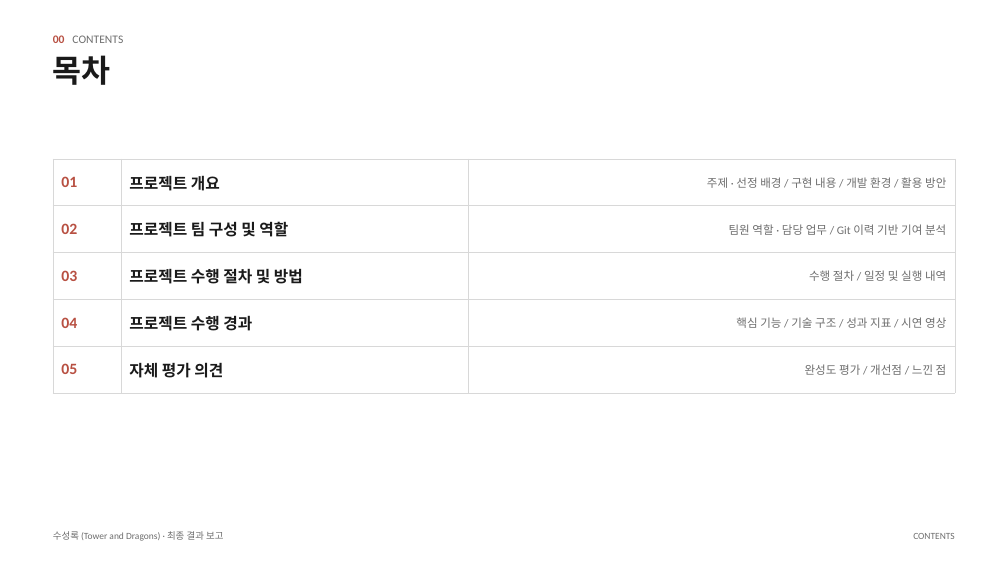
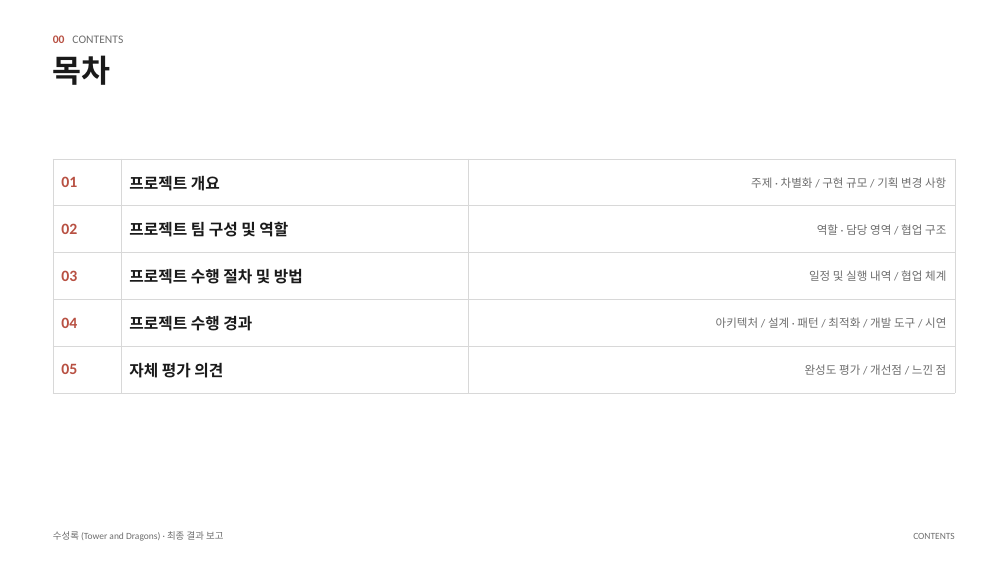
Before and after one commit to JoKangHyeon/TowerAndDragon, a slide deck: slide 2 of Docs/수성록_최종결과보고_초안.pptx. Drawn at 1008x567 pixels with LibreOffice and Linux fonts; fonts in the diff are those of the drawing. Boxes give left, top, right and bottom in pixels: in the first picture for what was removed or moved away, otherwise in the second. Text is boxed around its words. In the diff, an @@ line names an element or a change of style, - is before the commit and + after.

```diff
--- a/Docs/수성록_최종결과보고_초안.pptx
+++ b/Docs/수성록_최종결과보고_초안.pptx
@@ table at [53, 159, 955, 393] @@
-row 1, column 3: 주제 · 선정 배경 / 구현 내용 / 개발 환경 / 활용 방안
+row 1, column 3: 주제 · 차별화 / 구현 규모 / 기획 변경 사항
-row 2, column 3: 팀원 역할 · 담당 업무 / Git 이력 기반 기여 분석
+row 2, column 3: 역할 · 담당 영역 / 협업 구조
-row 3, column 3: 수행 절차 / 일정 및 실행 내역
+row 3, column 3: 일정 및 실행 내역 / 협업 체계
-row 4, column 3: 핵심 기능 / 기술 구조 / 성과 지표 / 시연 영상
+row 4, column 3: 아키텍처 / 설계 · 패턴 / 최적화 / 개발 도구 / 시연
```
Also in this commit, not shown: 9 other slides changed, 7 slides added, 7 slides removed, 12 other files.
